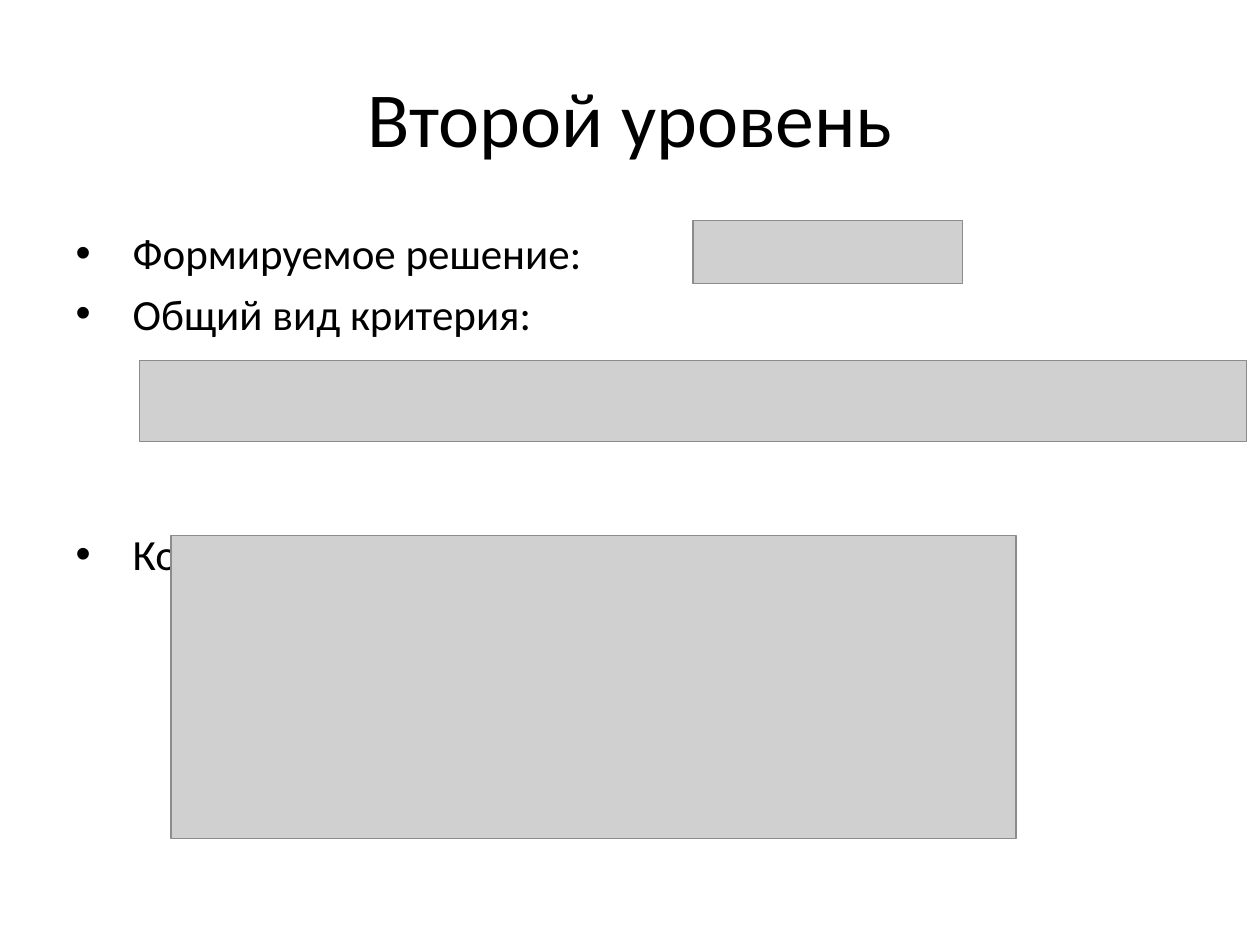
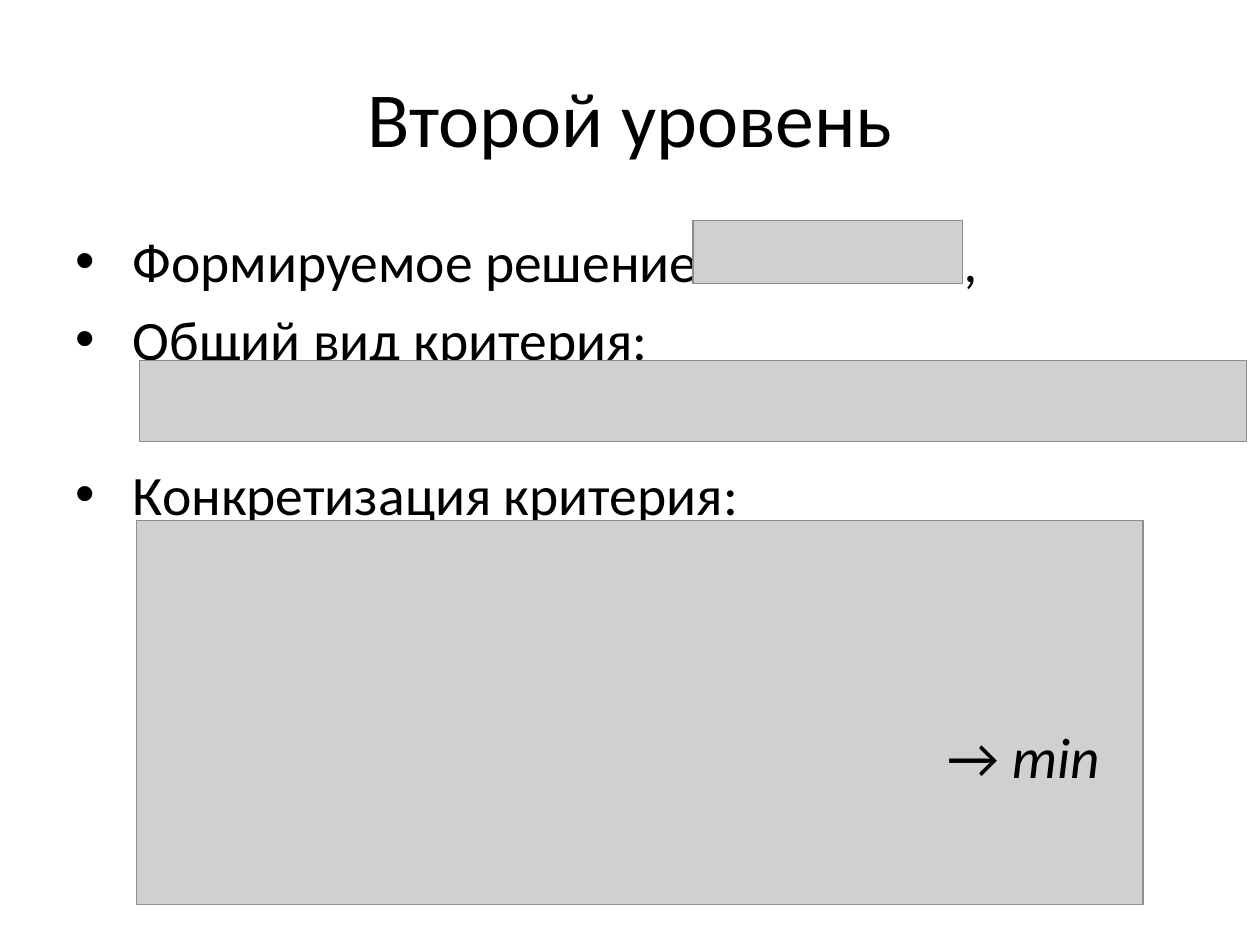
Before and after one commit to sasha2567/diplom, a slide deck: slide 11 of К защите/Саша/В диплом/На защиту/На защиту.pptx (slide 10 before the commit). Drawn at 1260x945 pixels with LibreOffice and Linux fonts; fonts in the diff are those of the drawing; grey boxes stand for pictures. Boxes give left, top, right and bottom in pixels: in the first picture for what was removed or moved away, otherwise in the second. Text is boxed around its words. In the diff, an @@ line names an element or a change of style, - is before the commit and + after.

```diff
--- a/К защите/Саша/В диплом/На защиту/На защиту.pptx
+++ b/К защите/Саша/В диплом/На защиту/На защиту.pptx
@@ text at <box>133,235,738,529</box>: paragraph removed @@
-→ min.
@@ text "Формируемое решение: ," at <box>133,235,738,529</box>: size 27.1 to 35 pt; more space between paragraphs @@
@@ picture: place and size @@
-picture at <box>172,536,1016,839</box>
+picture at <box>136,520,1143,904</box>
@@ text added at <box>1012,738,1100,778</box>, 36 pt, text #000000, italic @@
+→ min
```
Also in this commit, not shown: 9 other slides changed, 1 other file.
